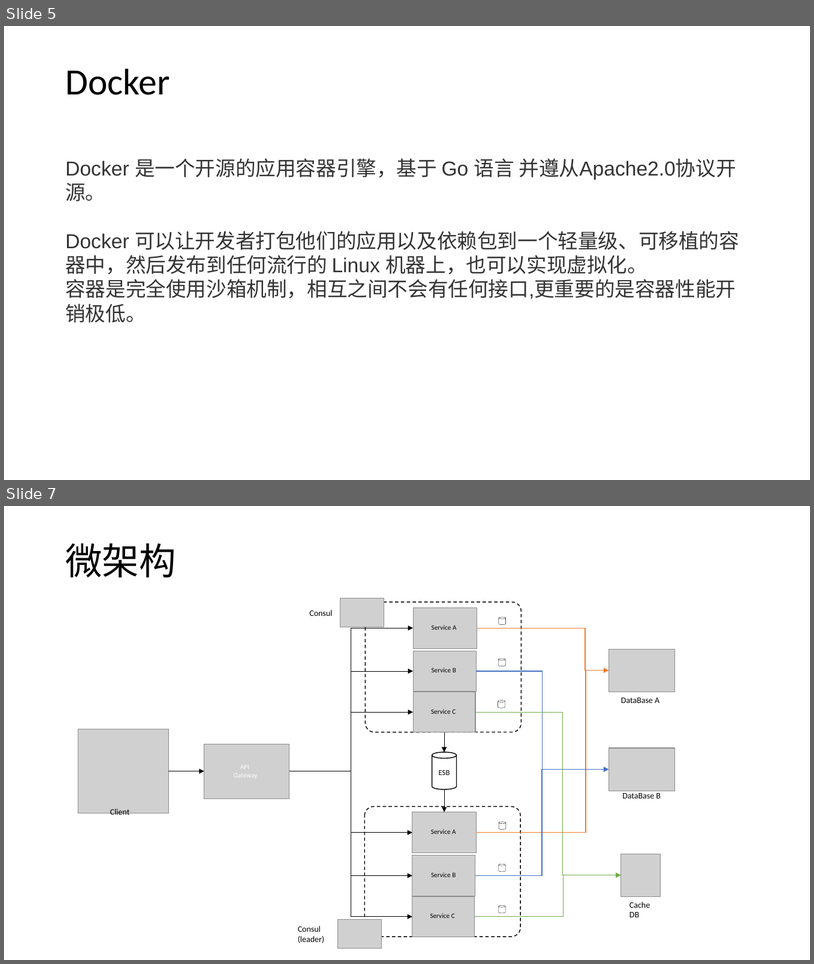
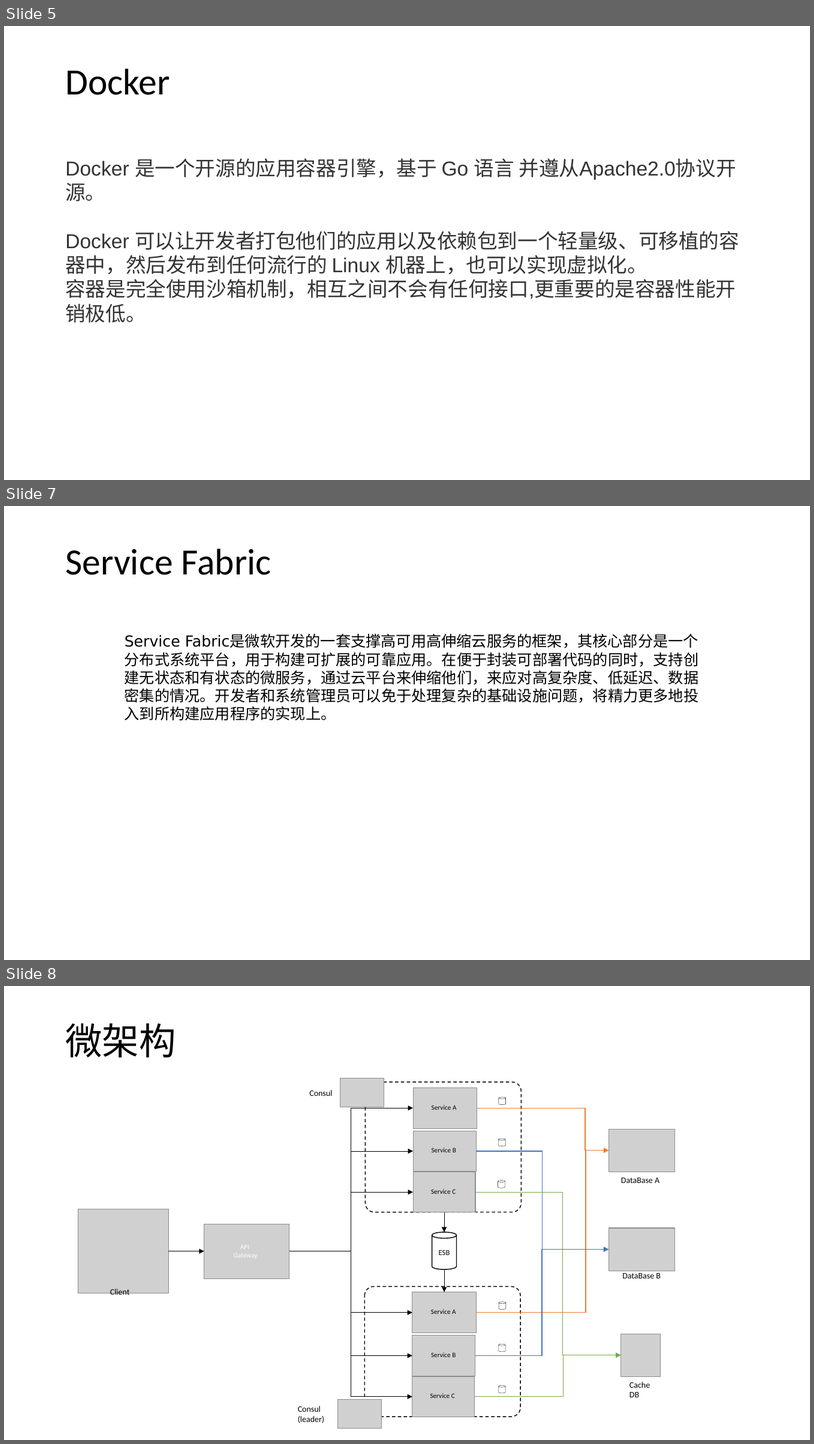
Before and after one commit to axzxs2001/HisMicroserviceSample, a slide deck: HisMicroserviceSample/Doc/基于.net core微服务.pptx. Shown one above the other, each under a label of ours: slides 5 and 7 before the commit, slides 5, 7 and 8 after it; the slides between them are not shown. The pictures are 814x964 and 814x1444 pixels, drawn with LibreOffice and Linux fonts; fonts in the diff are those of the drawing; grey boxes stand for pictures; background and template pictures are left out. Boxes give left, top, right and bottom in pixels: in the first picture for what was removed or moved away, otherwise in the second. Text is boxed around its words. In the diff, an @@ line names an element or a change of style, - is before the commit and + after.

```diff
--- a/HisMicroserviceSample/Doc/基于.net core微服务.pptx
+++ b/HisMicroserviceSample/Doc/基于.net core微服务.pptx
@@ slide 7 added at box(4, 506, 810, 960), background picture (left out) @@
@@ text added at box(65, 549, 272, 575), 44 pt, text #000000 @@
+Service Fabric
@@ text added at box(125, 634, 699, 720), 18 pt, text #000000 @@
+Service Fabric是微软开发的一套支撑高可用高伸缩云服务的框架，其核心部分是一个分布式系统平台，用于构建可扩展的可靠应用。在便于封装可部署代码的同时，支持创建无状态和有状态的微服务，通过云平台来伸缩他们，来应对高复杂度、低延迟、数据密集的情况。开发者和系统管理员可以免于处理复杂的基础设施问题，将精力更多地投入到所构建应用程序的实现上。
@@ what was slide 7 is now slide 8 @@
```
Also in this commit, not shown: 5 slides changed, 2 other slides added, 2 slides removed.
